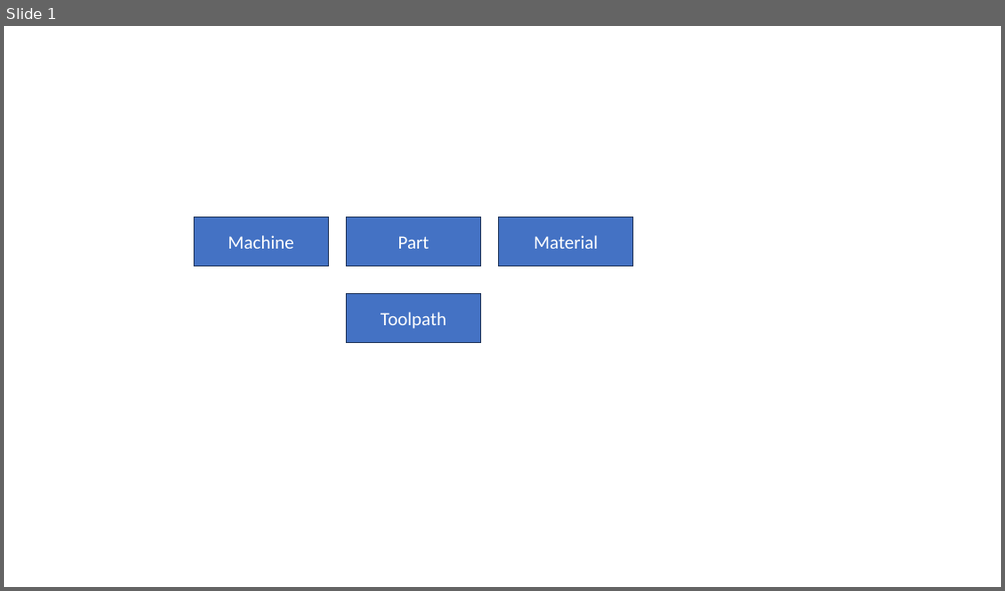
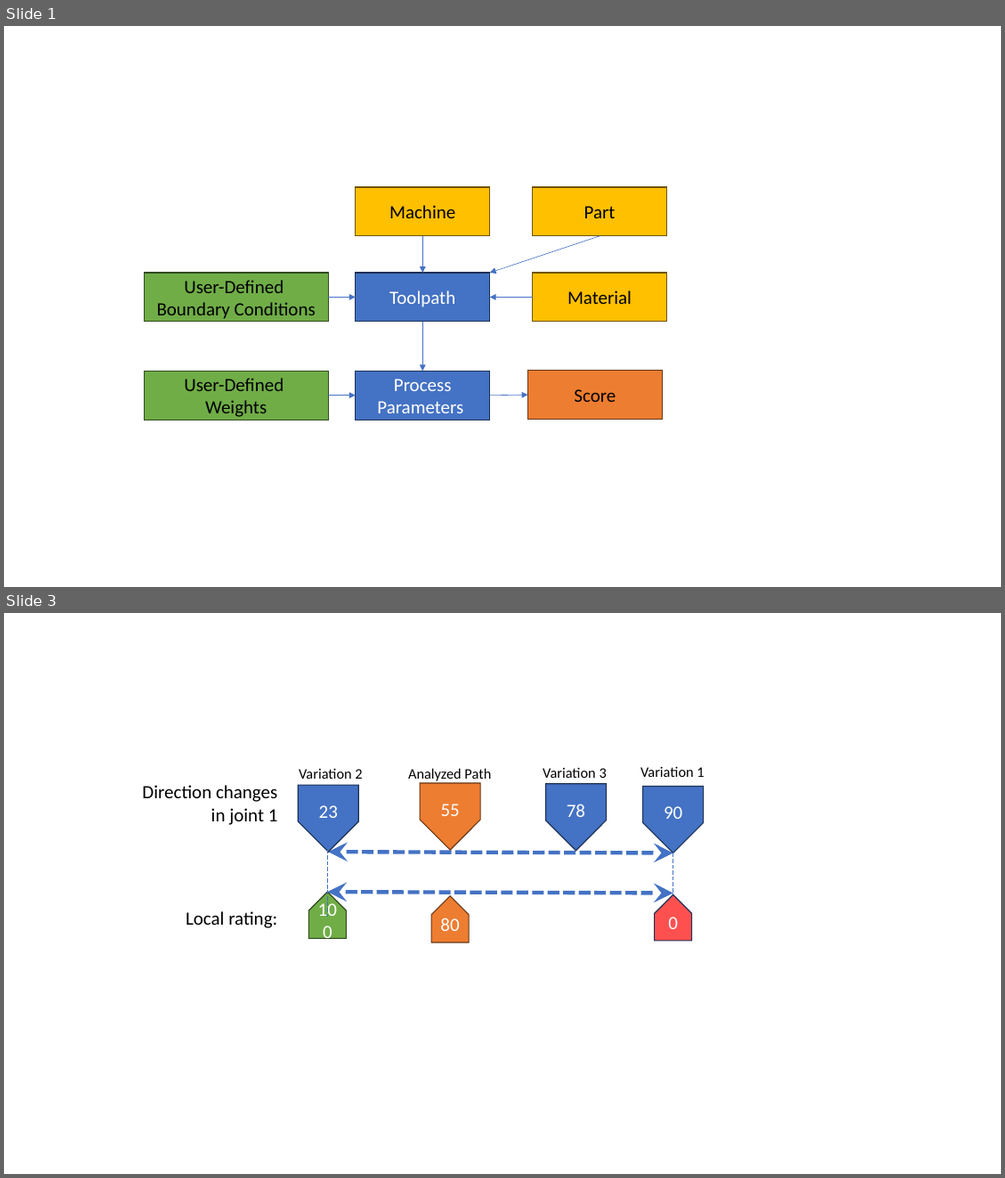
Before and after one commit to JanNalivaika/MASTERS-THESIS, a slide deck: Latex/figures/images.pptx. Shown one above the other, each under a label of ours: slide 1 before the commit, slides 1 and 3 after it; the slides between them are not shown. The pictures are 1005x591 and 1005x1178 pixels, drawn with LibreOffice and Linux fonts; fonts in the diff are those of the drawing. Boxes give left, top, right and bottom in pixels: in the first picture for what was removed or moved away, otherwise in the second. Text is boxed around its words. In the diff, an @@ line names an element or a change of style, - is before the commit and + after.

```diff
--- a/Latex/figures/images.pptx
+++ b/Latex/figures/images.pptx
@@ slide 3 added at box(4, 613, 1001, 1174), background #FFFFFF @@
@@ group added at box(142, 766, 704, 942): 7 pentagon arrows, 6 texts, 2 double arrows, 2 lines @@
+23
+55
+90
+78
+100
+0
+Direction changes in joint 1
+Analyzed Path
+Variation 3
+Variation 1
+Variation 2
+80
+Local rating:
@@ slide 1 changed as well @@
@@ rectangle "Machine": place and size @@
-rectangle "Machine" at box(194, 216, 329, 265)
+rectangle "Machine" at box(356, 187, 490, 235)
@@ text colour #FFFFFF to #000000; fill #4472C4 to #FFC000; outline #1E3256 1 pt to #705400 1 pt in 3 elements at box(533, 273, 667, 321), box(356, 187, 490, 235), box(533, 187, 667, 235) @@
@@ rectangle "Part": place and size @@
-rectangle "Part" at box(347, 216, 481, 265)
+rectangle "Part" at box(533, 187, 667, 235)
@@ rectangle "Toolpath": place and size @@
-rectangle "Toolpath" at box(347, 294, 481, 342)
+rectangle "Toolpath" at box(356, 273, 490, 321)
@@ rectangle "Material": place and size @@
-rectangle "Material" at box(499, 216, 633, 265)
+rectangle "Material" at box(533, 273, 667, 321)
@@ group added at box(144, 236, 663, 419): 7 arrows, 4 rectangles @@
+Process Parameters
+User-Defined
+Weights
+Score
+User-Defined
+Boundary Conditions
```
Also in this commit, not shown: 1 other slide added, 16 other files.
